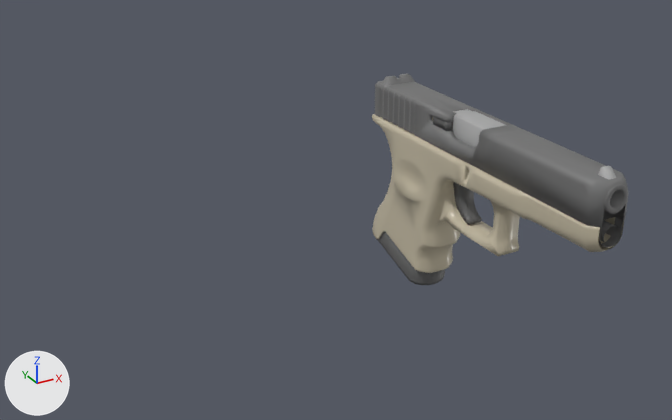
What one commit did to the OBJ model resources/maps/glock-18.obj.
Rendered twice from a 50 mm camera at (-2.01, -1.77, 0.82) aimed at (-0.84, 0.35, -0.24). Arrows for +X, +Y and +Z are at lower left; the lights stay in place. Mesh edges are drawn as thin lines on the coarser meshes. Where no turn or scale is listed for an object, it has been applied to the vertices.

In view in the first picture: 'chargeur_chargeur_glock-18.005', 'culasse_culasse_glock-18.018', 'poignee_poignee_glock-18'.
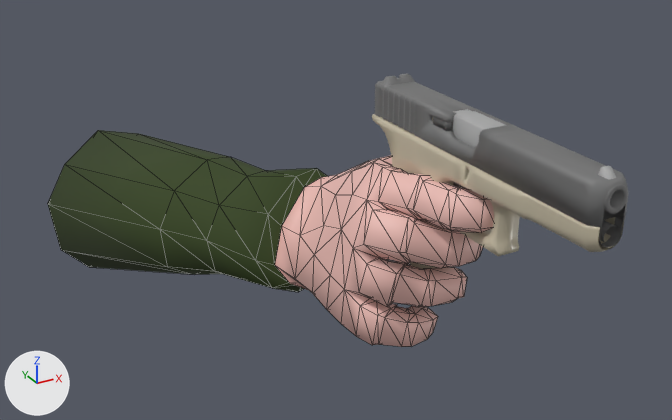
The newer file is also turned or shifted as a whole; pictures and numbers use the older file's frame.

Location of each change, [x1, y1, x2, y2] in pixels of the pictures (672 x 420 px):
'armmesh_Mesh', added: after [48, 130, 494, 347]
    faces in mat_default_obj (dark green #314115): [48, 130, 327, 292]
    faces in mat_material_006 (pink #ecbcb4): [275, 155, 494, 347]

Patch to the scene script:
```diff
--- a/resources/maps/glock-18.obj.py
+++ b/resources/maps/glock-18.obj.py
@@ mat_material_006 @@
+mat_material_006 = principled_material('Material.006')
+mat_material_006.base_color = (0.839, 0.503, 0.456)  # pink #ecbcb4
+mat_material_006.roughness = 0.526
@@ mat_default_obj @@
+mat_default_obj = principled_material('Default_OBJ')
+mat_default_obj.base_color = (0.0306, 0.0536, 0.00773)  # dark green #314115
+mat_default_obj.roughness = 0.853
@@ me_armmesh_mesh @@
+me_armmesh_mesh.from_pydata(...)  # 318 vertices, 632 faces; spans x -1.43..-0.63, y -1.01..0.81, z -0.98..-0.2
+me_armmesh_mesh.polygons.foreach_set('use_smooth', [True] * 632)
+# faces by material slot: [547, 85]
+me_armmesh_mesh.materials.append(mat_material_006)  # pink #ecbcb4
+me_armmesh_mesh.materials.append(mat_default_obj)  # dark green #314115
@@ ob_armmesh_mesh @@
+ob_armmesh_mesh = bpy.data.objects.new('armmesh_Mesh', me_armmesh_mesh)
+ob_armmesh_mesh.location = (-0.012, 0.695, 0.233)
```
